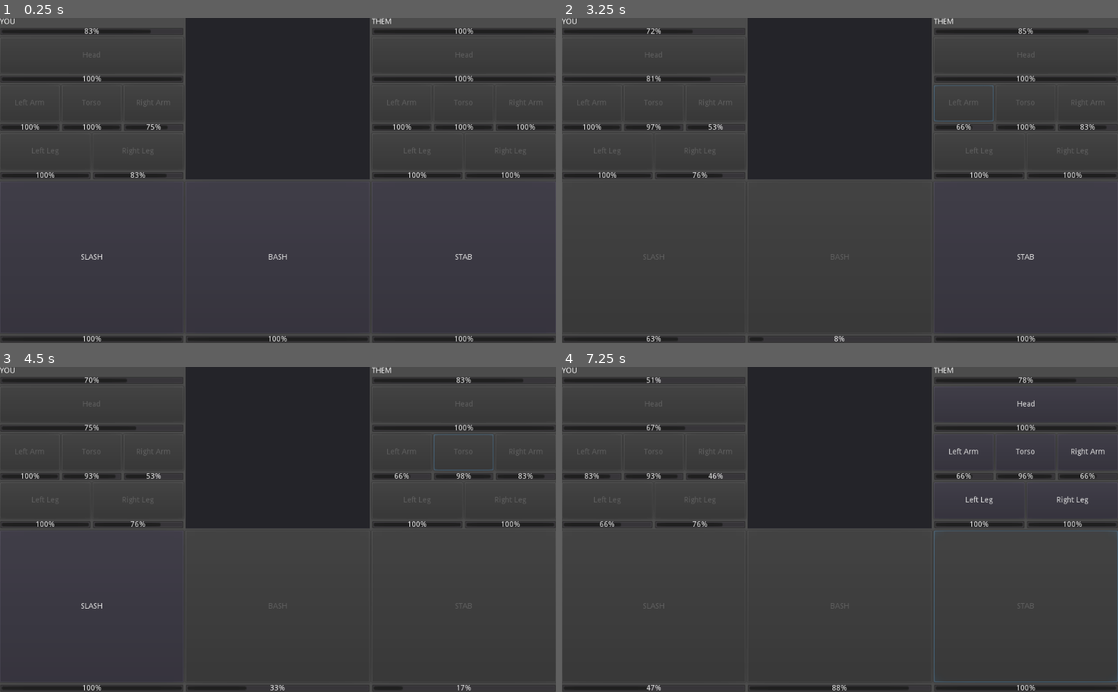
Above: before the commit, frames 1-4 (two rows, left to right).
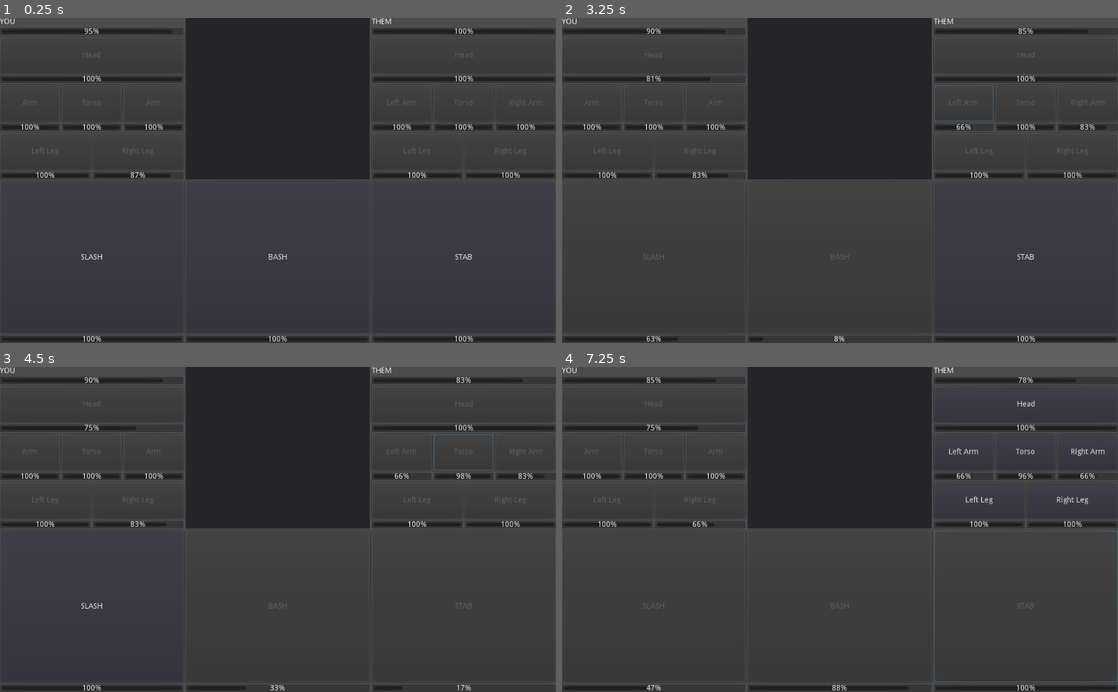
Above: after the commit, the same moments.

Repository: CertifiedIdiots/Tick
Game: Godot game, scene res://Game.tscn
Two runs of this game, one before a commit and one after it. Both use one fixed random seed, a clock stepped at 60 frames per second and the inputs below.
Inputs:
- Up to frame 1 (0.25 s): no input
- Up to frame 2 (3.25 s): click "SLASH" at 0.5 s; click "Head" at 1.25 s; click "BASH" at 2 s; click "Left Arm" at 2.75 s
- Up to frame 3 (4.5 s): click "STAB" at 3.5 s; click "Torso" at 4.25 s
- Up to frame 4 (7.25 s): click "SLASH" at 5 s; click "Right Arm" at 5.75 s; click "STAB" at 6.5 s

The runs differ from the first frame. In frame 1, 0.1% of the frame differs, in the area x 2-33%, y 3-50%; in frame 2, 0.2%; in frame 3, 0.2%; in frame 4, 0.4%.

Commit message:
Implement item slots, losing arms disables attacks

Diff:
--- a/Components/SkillElement.gd
+++ b/Components/SkillElement.gd
@@ -15,7 +15,7 @@
 func _process(delta):
 	if skill != null:
 		$ProgressBar.value = skill.cooldown
-		if skill.cooldown < skill.max_cooldown or orchestrator.skill_selected == skill:
+		if skill.cooldown < skill.max_cooldown or orchestrator.skill_selected == skill or skill.disabled:
 			$Button.disabled = true
 		else:
 			$Button.disabled = false
--- a/Game/Abilities/Skill.gd
+++ b/Game/Abilities/Skill.gd
@@ -4,6 +4,7 @@
 var cooldown: float
 var max_cooldown: float
 var damage: float
+var disabled = false
 const random_chance = 0.2
 
 func _init(name: String, cooldown: float, damage: float):
--- a/Game/Entities/Enemy.gd
+++ b/Game/Entities/Enemy.gd
@@ -2,5 +2,6 @@
 extends Entity
 
 func _init(name: String).(name):
+	slots = [Slot.new("Left Arm", Items.weapon("Sword"))]
 #	slots["Left Arm"] = Items.weapon("Sword")
 	return
--- a/Game/Entities/Entity.gd
+++ b/Game/Entities/Entity.gd
@@ -22,15 +22,7 @@
 	[4, 5]
 ]
 
-var slots = {
-	"Left Arm": Items.weapon("Sword"),
-	"Right Arm": Items.weapon("Mace"),
-	"Third Arm": Items.weapon("Spear"),
-	"Head": Items.armor("Helmet"),
-	"Torso": Items.armor("Chestplate"),
-	"Legs": Items.armor("Leggings"),
-	"Ability1": Abilities.spell("Precision")
-}
+var slots = []
 
 func _init(name: String):
 	self.name = name
@@ -40,9 +32,9 @@
 
 func skills():
 	var list = []
-	for item in slots.values():
-		if item != null and "skills" in item:
-			list.append_array(item.skills)
+	for slot in slots:
+		if not slot.disabled:
+			list.append_array(slot.skills())
 	return list
 
 func get_random_part(exclude: Part):
--- a/Game/Entities/Player.gd
+++ b/Game/Entities/Player.gd
@@ -2,6 +2,29 @@
 extends Entity
 
 func _init(name: String).(name):
-	slots["Right Arm"] = Items.weapon("Spear")
+	body_parts = [
+		Head.new(100, 100, 0.25,  self),
+		Arm.new(150, 150, 0.50, self),
+		Part.new("Torso", 300, 300, 0.75, self),
+		Arm.new(150, 150, 0.50, self),
+		Part.new("Left Leg", 150, 150, 0.50, self),
+		Part.new("Right Leg", 150, 150, 0.50, self)
+	]
 
-	# ^^ why does this work for enemy but not player?
+	body_parts_order = [
+		[0],
+		[1, 2, 3],
+		[4, 5]
+	]
+
+	slots = [
+		Slot.new("Left Arm", Items.weapon("Sword")),
+		Slot.new("Right Arm", Items.weapon("Mace")),
+		Slot.new("Third Arm", Items.weapon("Spear")),
+		Slot.new("Head", Items.armor("Helmet")),
+		Slot.new("Torso", Items.armor("Chestplate")),
+		Slot.new("Legs", Items.armor("Leggings")),
+	]
+
+	body_parts[1].slot = slots[0]
+	body_parts[2].slot = slots[1]
--- a/Game/Items/Armor.gd
+++ /dev/null
@@ -1,12 +0,0 @@
-class_name Armor
-
-var name: String
-var slots
-var defense: float
-var agility: float
-
-func _init(name: String, slots, defense, agility):
-	self.name = name
-	self.slots = slots
-	self.defense = defense
-	self.agility = agility
--- a/Game/Items/Weapon.gd
+++ b/Game/Items/Item.gd
@@ -1,10 +1,10 @@
-class_name Weapon
+class_name Item
 
 var name: String
 var slots
 var skills
 
-func _init(name: String, slots, skills):
+func _init(name: String, slots, skills = []):
 	self.name = name
 	self.slots = slots
 	self.skills = skills
--- a/Game/Items/Items.gd
+++ b/Game/Items/Items.gd
@@ -6,15 +6,15 @@
 	"Spear": Spear
 }
 
-class Sword extends Weapon:
+class Sword extends Item:
 	func _init().("Sword", ["Left Arm", "Right Arm"], [Skill.new("SLASH", 3, 25)]):
 		pass
 
-class Mace extends Weapon:
+class Mace extends Item:
 	func _init().("Mace", ["Left Arm", "Right Arm"], [Skill.new("BASH", 5, 50)]):
 		pass
 
-class Spear extends Weapon:
+class Spear extends Item:
 	func _init().("Spear", [], [Skill.new("STAB", 1, 10)]):
 		pass
 
@@ -27,16 +27,16 @@
 	"Leggings": Leggings
 }
 
-class Helmet extends Armor:
-	func _init().("Helmet", ["Head"], 10, -2):
+class Helmet extends Item:
+	func _init().("Helmet", ["Head"]):
 		pass
 
-class Chestplate extends Armor:
-	func _init().("Chestplate", ["Torso"], 10, -2):
+class Chestplate extends Item:
+	func _init().("Chestplate", ["Torso"]):
 		pass
 
-class Leggings extends Armor:
-	func _init().("Leggings", ["Legs"], 10, -2):
+class Leggings extends Item:
+	func _init().("Leggings", ["Legs"]):
 		pass
 
 func armor(name: String):
--- /dev/null
+++ b/Game/Items/Slot.gd
@@ -0,0 +1,18 @@
+class_name Slot
+
+var disabled = false
+var name: String
+var item
+
+func _init(name: String, item = null):
+	self.name = name
+	self.item = item
+
+func skills():
+	return item.skills if item != null else []
+
+func disable():
+	self.disabled = true
+	if item != null:
+		for skill in item.skills:
+			skill.disabled = true
--- /dev/null
+++ b/Game/Parts/Arm.gd
@@ -0,0 +1,12 @@
+extends Part
+class_name Arm
+
+func _init(health: float, maximum_health: float, hit_chance: float, owner).("Arm", health, maximum_health, hit_chance, owner):
+	pass
+
+func damage(amount):
+	health = max(0, health - amount)
+	owner.damage(amount)
+	if health <= 0:
+		if slot != null:
+			slot.disable()
--- a/Game/Parts/Part.gd
+++ b/Game/Parts/Part.gd
@@ -5,6 +5,7 @@
 var maximum_health: float
 var hit_chance: float
 var owner
+var slot
 
 func _init(name: String, health: float, maximum_health: float, hit_chance: float, owner):
 	self.name = name
--- a/Orchestrator.gd
+++ b/Orchestrator.gd
@@ -4,7 +4,7 @@
 
 var random = RandomNumberGenerator.new()
 
-var player = Entity.new("YOU")
+var player = Player.new("YOU")
 var enemy = Enemy.new("THEM")
 var skill_selected: Skill
 
--- a/project.godot
+++ b/project.godot
@@ -9,10 +9,10 @@
 config_version=4
 
 _global_script_classes=[ {
-"base": "Reference",
-"class": "Armor",
+"base": "Part",
+"class": "Arm",
 "language": "GDScript",
-"path": "res://Game/Items/Armor.gd"
+"path": "res://Game/Parts/Arm.gd"
 }, {
 "base": "Entity",
 "class": "Enemy",
@@ -30,6 +30,11 @@
 "path": "res://Game/Parts/Head.gd"
 }, {
 "base": "Reference",
+"class": "Item",
+"language": "GDScript",
+"path": "res://Game/Items/Item.gd"
+}, {
+"base": "Reference",
 "class": "Part",
 "language": "GDScript",
 "path": "res://Game/Parts/Part.gd"
@@ -45,25 +50,26 @@
 "path": "res://Game/Abilities/Skill.gd"
 }, {
 "base": "Reference",
+"class": "Slot",
+"language": "GDScript",
+"path": "res://Game/Items/Slot.gd"
+}, {
+"base": "Reference",
 "class": "Spell",
 "language": "GDScript",
 "path": "res://Game/Abilities/Spell.gd"
-}, {
-"base": "Reference",
-"class": "Weapon",
-"language": "GDScript",
-"path": "res://Game/Items/Weapon.gd"
 } ]
 _global_script_class_icons={
-"Armor": "",
+"Arm": "",
 "Enemy": "",
 "Entity": "",
 "Head": "",
+"Item": "",
 "Part": "",
 "Player": "",
 "Skill": "",
-"Spell": "",
-"Weapon": ""
+"Slot": "",
+"Spell": ""
 }
 
 [application]
